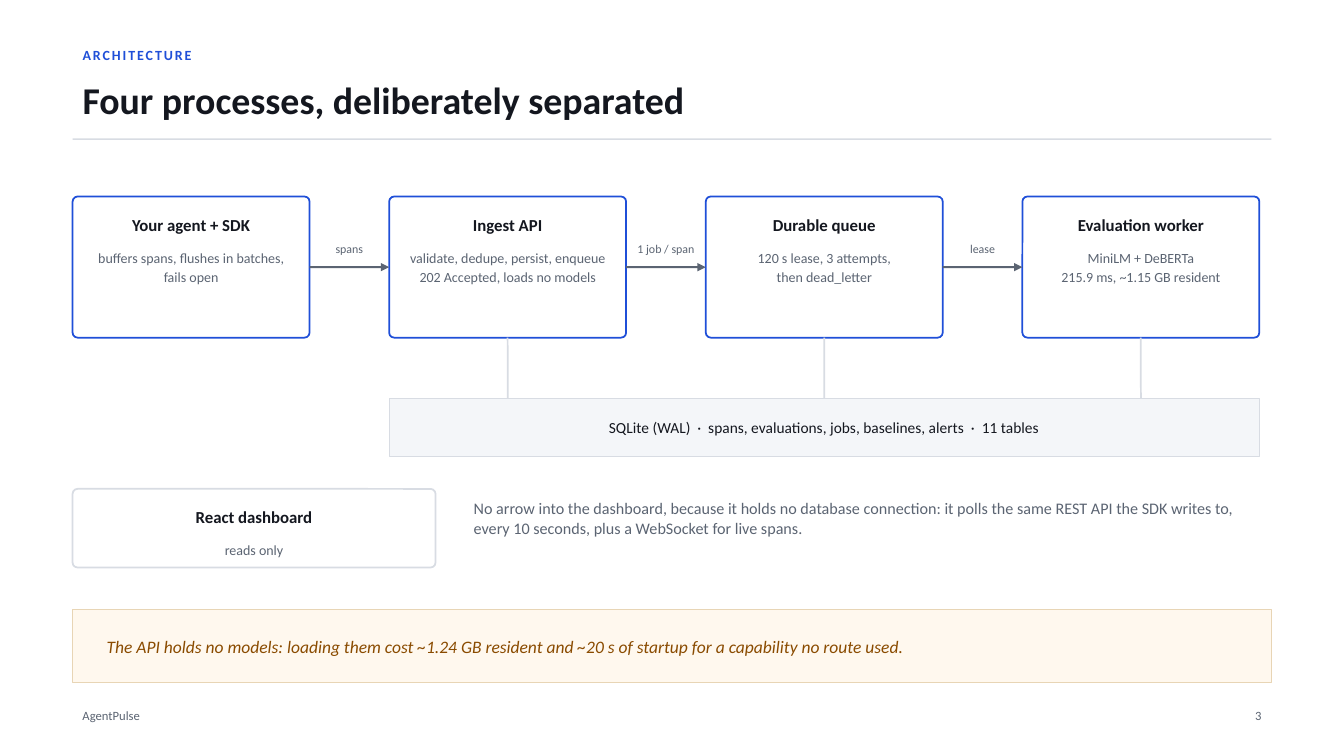
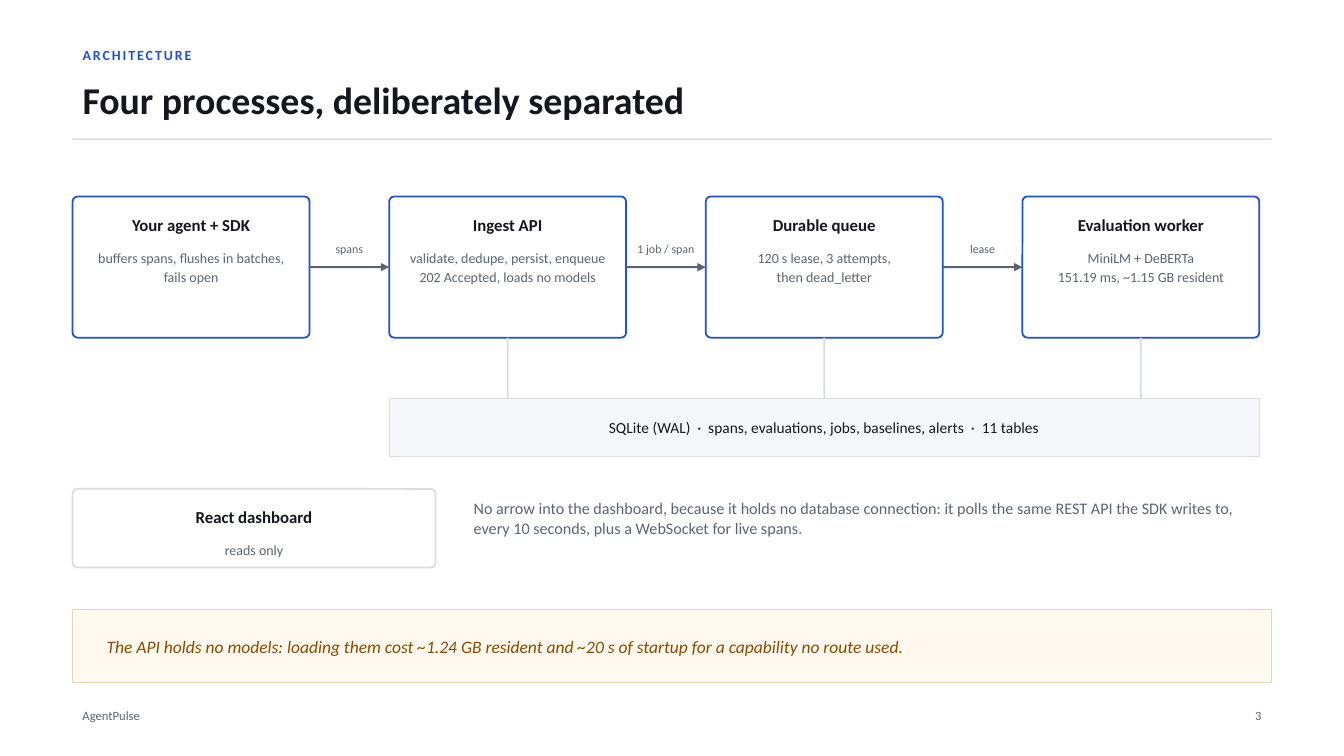
Before and after one commit to Soum-Code/agentpulse, a slide deck: slide 4 of presentation/AgentPulse_Project_Deck.pptx. Drawn at 1344x756 pixels with LibreOffice and Linux fonts; fonts in the diff are those of the drawing. Boxes give left, top, right and bottom in pixels: in the first picture for what was removed or moved away, otherwise in the second. Text is boxed around its words. In the diff, an @@ line names an element or a change of style, - is before the commit and + after.

```diff
--- a/presentation/AgentPulse_Project_Deck.pptx
+++ b/presentation/AgentPulse_Project_Deck.pptx
@@ text at [1058,272,1223,284]: text changed @@
-215.9 ms, ~1.15 GB resident
+151.19 ms, ~1.15 GB resident
```
Also in this commit, not shown: 3 other slides changed, 26 other files.
